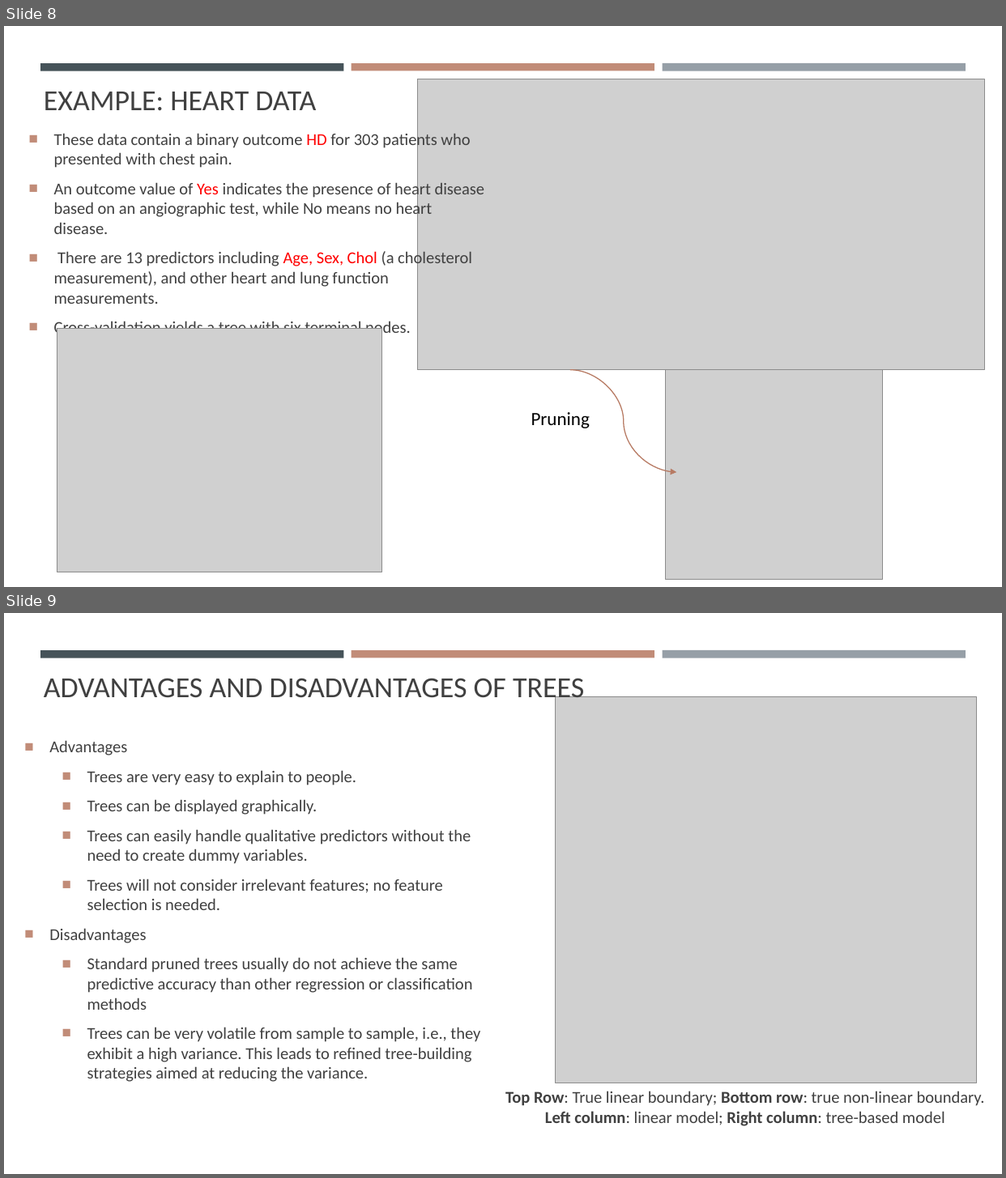
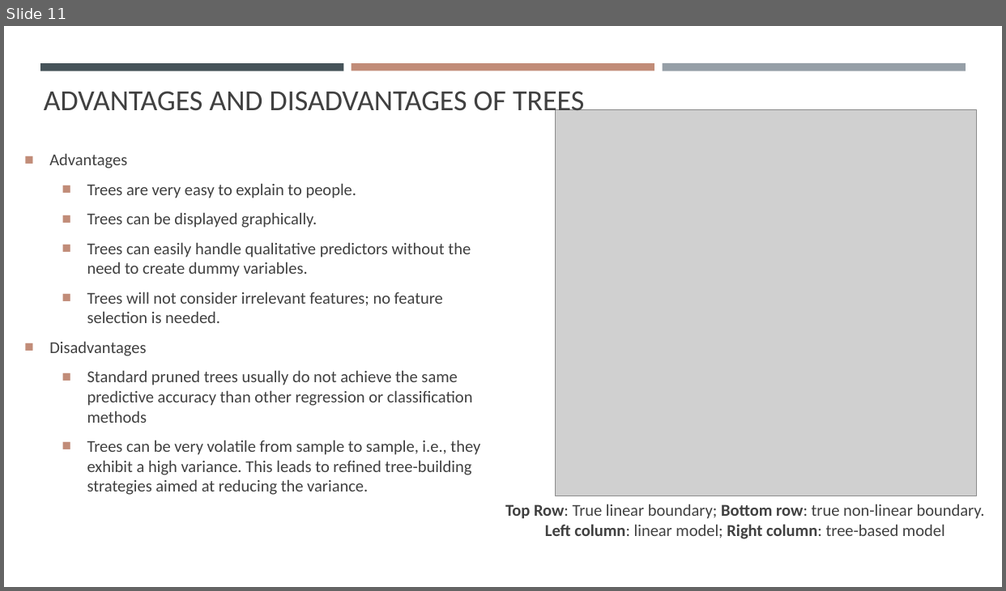
Before and after one commit to gisynw/geog-247, a slide deck: docs/Lectures/Week10/Week9_Decision-Tree-Part02.pptx. Shown one above the other, each under a label of ours: slides 8 and 9 before the commit, slide 11 after it. The pictures are 1006x1178 and 1006x591 pixels, drawn with LibreOffice and Linux fonts; fonts in the diff are those of the drawing; grey boxes stand for pictures. Boxes give left, top, right and bottom in pixels: in the first picture for what was removed or moved away, otherwise in the second. Text is boxed around its words. In the diff, an @@ line names an element or a change of style, - is before the commit and + after.

Commit message:
tree based classificaiton

```diff
--- a/docs/Lectures/Week10/Week9_Decision-Tree-Part02.pptx
+++ b/docs/Lectures/Week10/Week9_Decision-Tree-Part02.pptx
@@ slide 8 removed at bbox=[4, 26, 1002, 587], background #FFFFFF; not listed: 3 template elements that a slide beside it also shows @@
@@ title removed at bbox=[44, 92, 316, 111] @@
-EXAMPLE: HEART DATA
@@ picture removed at bbox=[417, 79, 985, 369] @@
@@ text removed at bbox=[54, 131, 485, 338] @@
-■ These data contain a binary outcome HD for 303 patients who presented with chest pain.
-■ An outcome value of Yes indicates the presence of heart disease based on an angiographic test, while No means no heart disease.
-■ There are 13 predictors including Age, Sex, Chol (a cholesterol measurement), and other heart and lung function measurements.
-■ Cross-validation yields a tree with six terminal nodes.
@@ picture removed at bbox=[57, 329, 381, 573] @@
@@ curved arrow removed from (571, 370) to (677, 472) @@
@@ picture removed at bbox=[666, 370, 883, 580] @@
@@ text removed at bbox=[531, 412, 590, 429] @@
-Pruning
@@ what was slide 9 is now slide 11 @@
```
Also in this commit, not shown: 1 slide changed, 3 slides added, 2 other files.
